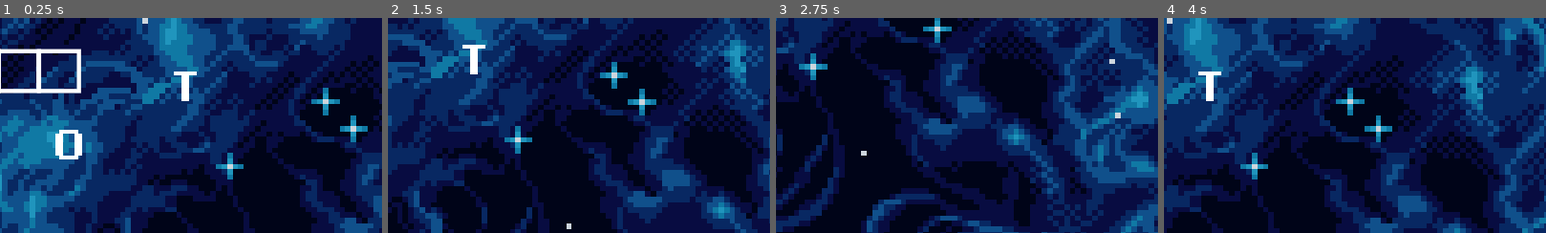
Above: before the commit, frames 1-4 (left to right).
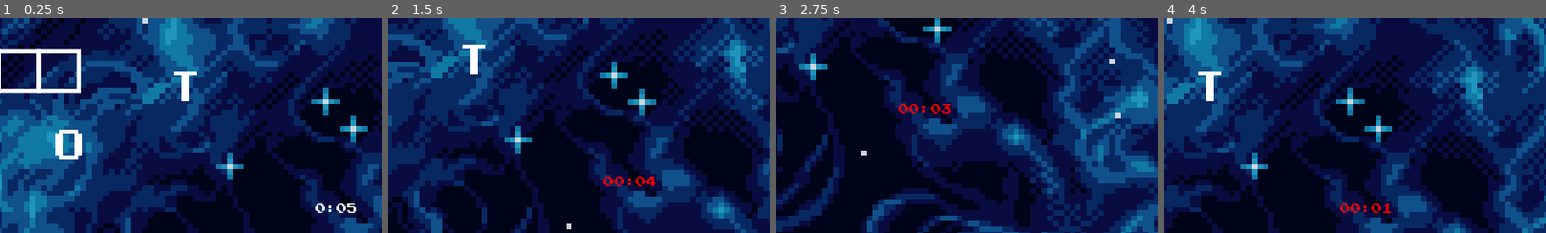
Above: after the commit, the same moments.

Repository: M-a-b-e-l/CISC2540---2D-Game-group-6
Game: Godot game, scene res://Scenes/Minigame3/MiniGame3.tscn
The game is run twice, just before and just after one commit, with the same random seed, the same clock (stepped at 60 frames per second) and the same inputs. This scene is started directly instead of the project's main scene.
Inputs (mouse positions are % of the whole screen's width and height, from its top left):
- Up to frame 1 (0.25 s): no input
- Up to frame 2 (1.5 s): tap Enter at 0.5 s; move the mouse to (8, 31) at 0.52 s; hold Right (ui_right) 0.53-1.28 s; click (8, 31) at 0.6 s; move the mouse to (34, 25) at 1.27 s; hold Down (ui_down) from 1.28 s (still down); click (34, 25) at 1.35 s
- Up to frame 3 (2.75 s): move the mouse to (46, 58) at 2.02 s; release Down (ui_down) at 2.03 s; hold Right (ui_right) from 2.03 s (still down); click (46, 58) at 2.1 s
- Up to frame 4 (4 s): move the mouse to (52, 7) at 2.77 s; release Right (ui_right) at 2.78 s; hold Up (ui_up) 2.78-3.53 s; click (52, 7) at 2.85 s; move the mouse to (20, 74) at 3.52 s; hold Left (ui_left) from 3.53 s (still down); click (20, 74) at 3.6 s
The pictures show only the part of the screen within x 50-100%, y 50-100%; the shares and areas given below are measured in that part.

The runs differ from the first frame. In frame 1, 0.2% of the frame differs, in the area x 82-94%, y 86-91%; in frame 2, 0.3%, in the area x 56-70%, y 73-79%; in frame 3, 0.3%; in frame 4, 0.3%.

Commit message:
added a timer to minigame 3

Diff:
--- a/group_6_2d_game/Scenes/EndofGame.tscn
+++ b/group_6_2d_game/Scenes/EndofGame.tscn
@@ -663,3 +663,11 @@
 stream = ExtResource("4_tr40y")
 volume_db = -15.0
 parameters/looping = true
+
+[node name="Quit" type="Button" parent="."]
+offset_left = 1052.0
+offset_top = 605.0
+offset_right = 1124.0
+offset_bottom = 633.0
+theme_override_fonts/font = ExtResource("4_k2ift")
+text = "Quit"
--- a/group_6_2d_game/Scenes/Minigame3/Cipher.gd
+++ b/group_6_2d_game/Scenes/Minigame3/Cipher.gd
@@ -1,4 +1,5 @@
 extends Node2D
+
 var autoloader_music
 var music
 # This variable will be set to true when the Cipher minigame is beaten
@@ -29,6 +30,20 @@
 		game3_beat_label.hide()
 		print("Hid Game3Beat label")
 
+	# Set up and start the timer label
+	var timer_label = $TimerLabel  # Assuming TimerLabel is a Label node
+	timer_label.text = "0:05"
+	timer_label.set_position(Vector2(1050, 600))
+	timer_label.show()
+
+	# Create and start the countdown timer
+	var countdown_timer = Timer.new()
+	add_child(countdown_timer)
+	countdown_timer.wait_time = 1.0  # Countdown every second
+	countdown_timer.autostart = true
+	countdown_timer.connect("timeout", Callable(self, "_on_countdown_timer_timeout"))
+	countdown_timer.start()
+
 	# Debug check for letters
 	var letters = get_tree().get_nodes_in_group("letters")
 	print("Found ", letters.size(), " letters in 'letters' group")
@@ -41,6 +56,74 @@
 
 	# Start checking for solution
 	check_solution_timer()
+
+func _on_countdown_timer_timeout() -> void:
+	var timer_label = $TimerLabel  # Make sure this matches the new label node name
+	var time_parts = timer_label.text.split(":")
+	var minutes = int(time_parts[0])
+	var seconds = int(time_parts[1])
+
+	if seconds == 0:
+		if minutes == 0:
+			print("Time's up!")
+			_show_game_over()
+			return
+		minutes -= 1
+		seconds = 59
+	else:
+		seconds -= 1
+
+	# Update the timer text
+	timer_label.text = "%02d:%02d" % [minutes, seconds]
+
+	# Change the color to red in the last 30 seconds
+	if minutes == 0 and seconds <= 30:
+		timer_label.add_theme_color_override("font_color", Color(1, 0, 0))  # Red color
+
+func _show_game_over() -> void:
+	# Show GameOverContainer and hide everything else except the background
+	var game_over_container = $GameOverContainer
+	if game_over_container:
+		game_over_container.visible = true
+		print("Showing GameOverContainer")
+
+	# Hide all other elements except the background and GameOverContainer
+	var background = $CanvasLayer/Parallax2D/TextureRect
+	var all_nodes = get_children()
+	for node in all_nodes:
+		if node != game_over_container and node != $CanvasLayer and node is CanvasItem:
+			node.visible = false
+
+	# Make sure the background remains visible
+	if background:
+		background.visible = true
+
+	# Connect the buttons to their actions
+	var main_menu_button = $GameOverContainer/MainMenuButton
+	var retry_button = $GameOverContainer/RetryButton
+
+	# Use Callable for is_connected
+	if main_menu_button and not main_menu_button.is_connected("pressed", Callable(self, "_on_main_menu_button_pressed")):
+		main_menu_button.connect("pressed", Callable(self, "_on_main_menu_button_pressed"))
+
+	if retry_button and not retry_button.is_connected("pressed", Callable(self, "_on_retry_button_pressed")):
+		retry_button.connect("pressed", Callable(self, "_on_retry_button_pressed"))
+
+func _on_main_menu_button_pressed() -> void:
+	print("Main menu button pressed, transitioning to main map.")
+	# Stop any music and transition to main scene
+	if music:
+		music.stop()
+	if autoloader_music:
+		autoloader_music.play()
+
+	get_tree().change_scene_to_file("res://Scenes/main_scene.tscn")
+	GlobalState.player_position = Vector2(940, 100)  # New position for main menu
+	GlobalState.daBool3 = true
+
+func _on_retry_button_pressed() -> void:
+	print("Retry button pressed, reloading scene.")
+	get_tree().reload_current_scene()
 
 func check_solution_timer():
 	# Create a timer to periodically check the solution
--- a/group_6_2d_game/Scenes/Minigame3/MiniGame3.tscn
+++ b/group_6_2d_game/Scenes/Minigame3/MiniGame3.tscn
@@ -14,6 +14,7 @@
 [ext_resource type="PackedScene" uid="uid://dv4a64hrg8wic" path="res://Scenes/Minigame3/DraggableArea.tscn" id="12_x7dgv"]
 [ext_resource type="PackedScene" uid="uid://deolsg6iaqkgw" path="res://Scenes/Minigame3/Letters/S.tscn" id="13_25q7h"]
 [ext_resource type="AudioStream" uid="uid://y5n6cioraxg4" path="res://Music/LEMMiNO - Cipher (BGM).mp3" id="14_io303"]
+[ext_resource type="Theme" uid="uid://d0lvdha57nic3" path="res://Themes/main_menu_theme.tres" id="15_e4mu8"]
 
 [sub_resource type="PlaceholderTexture2D" id="PlaceholderTexture2D_j24r7"]
 
@@ -48,6 +49,13 @@
 volume_db = -15.0
 parameters/looping = true
 
+[node name="TimerLabel" type="Label" parent="."]
+offset_left = 1050.0
+offset_top = 600.0
+offset_right = 1090.0
+offset_bottom = 623.0
+theme_override_fonts/font = ExtResource("2_xqvsj")
+
 [node name="CanvasLayer" type="Node2D" parent="."]
 z_index = -1
 position = Vector2(0, 1)
@@ -141,6 +149,49 @@
 
 [node name="DraggableArea9" parent="." groups=["droppable"] instance=ExtResource("12_x7dgv")]
 position = Vector2(636, 375)
+
+[node name="GameOverContainer" type="Control" parent="."]
+visible = false
+layout_mode = 3
+anchors_preset = 0
+offset_right = 40.0
+offset_bottom = 40.0
+
+[node name="TimeUpLabel" type="Label" parent="GameOverContainer"]
+z_index = 2
+layout_mode = 0
+offset_left = 250.0
+offset_top = 220.0
+offset_right = 410.0
+offset_bottom = 243.0
+scale = Vector2(4, 4)
+theme_override_colors/font_color = Color(0.980392, 0, 0, 1)
+theme_override_fonts/font = ExtResource("2_xqvsj")
+text = "time's up!"
+
+[node name="RetryButton" type="Button" parent="GameOverContainer"]
+layout_mode = 0
+offset_left = 321.0
+offset_top = 400.0
+offset_right = 604.0
+offset_bottom = 477.0
+scale = Vector2(0.5, 0.5)
+theme = ExtResource("15_e4mu8")
+theme_override_fonts/font = ExtResource("2_xqvsj")
+theme_override_font_sizes/font_size = 55
+text = "RETRY"
+
+[node name="MainMenuButton" type="Button" parent="GameOverContainer"]
+layout_mode = 0
+offset_left = 624.0
+offset_top = 400.0
+offset_right = 862.0
+offset_bottom = 477.0
+scale = Vector2(0.5, 0.5)
+theme = ExtResource("15_e4mu8")
+theme_override_fonts/font = ExtResource("2_xqvsj")
+theme_override_font_sizes/font_size = 55
+text = "BACK"
 
 [editable path="A"]
 [editable path="H"]
--- a/group_6_2d_game/Scenes/endofgame.gd
+++ b/group_6_2d_game/Scenes/endofgame.gd
@@ -20,3 +20,26 @@
 	if endingmusic:
 		endingmusic.play()
 		print("Started ending music")
+
+	# Connect the Quit button signal
+	var quit_button = $Quit
+	if quit_button:
+		# Create an empty StyleBox for the normal state to remove background
+		var empty_style = StyleBoxEmpty.new()
+		quit_button.add_theme_stylebox_override("normal", empty_style)
+
+		# Create a StyleBoxFlat for the hover state to add highlight color
+		var hover_style = StyleBoxFlat.new()
+		hover_style.bg_color = Color(1, 0, 0, 0.5)  # Change this to your desired highlight color
+		quit_button.add_theme_stylebox_override("hover", hover_style)
+
+		# Optionally adjust the text color during hover
+		quit_button.add_theme_color_override("font_color_hover", Color(1, 1, 0))  # Example color for text on hover
+
+		# Connect the Quit button signal to handle quitting
+		quit_button.connect("pressed", Callable(self, "_on_quit_button_pressed"))
+
+# Function to handle Quit button press
+func _on_quit_button_pressed() -> void:
+	print("Quit button pressed, exiting game.")
+	get_tree().quit()
--- a/group_6_2d_game/Themes/main_menu_theme.tres
+++ b/group_6_2d_game/Themes/main_menu_theme.tres
@@ -11,7 +11,7 @@
 bg_color = Color(0.6, 0.6, 0.6, 0)
 
 [resource]
-Button/colors/font_hover_color = Color(0.423529, 0.137255, 0.247059, 1)
+Button/colors/font_hover_color = Color(0.0431373, 0.396078, 0.247059, 1)
 Button/colors/icon_hover_color = Color(1, 1, 1, 0)
 Button/styles/focus = SubResource("StyleBoxFlat_kfl6r")
 Button/styles/hover = SubResource("StyleBoxFlat_v002k")
Not shown: 1 places in group_6_2d_game/Scenes/Minigame3/MiniGame3.tscn that only renumber resources
